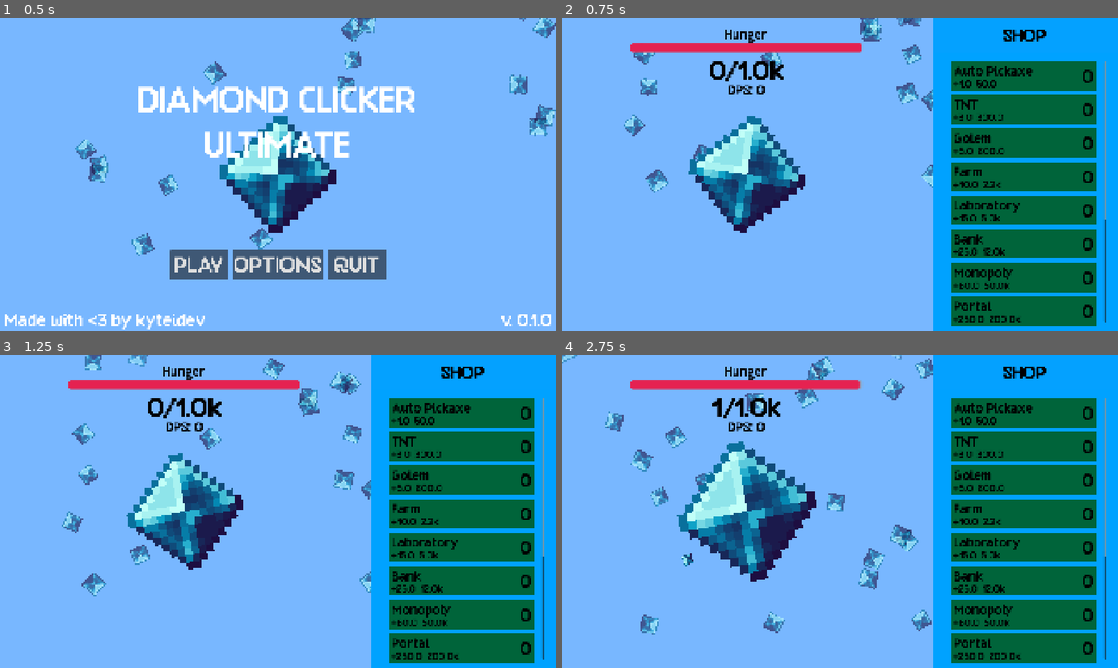
Above: before the commit, frames 1-4 (two rows, left to right).
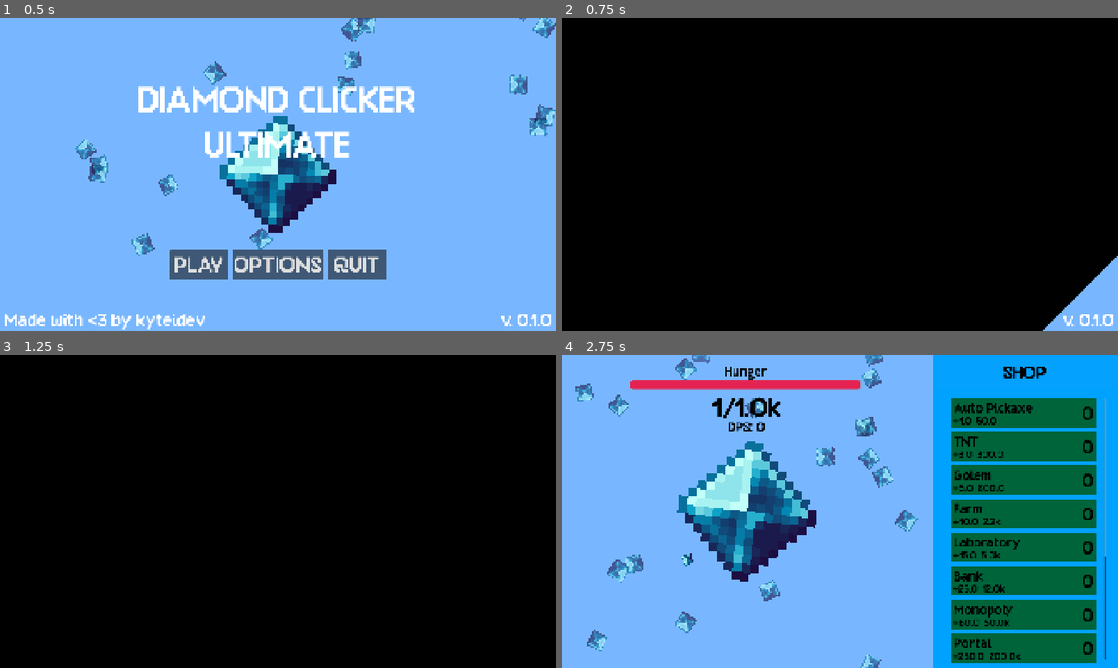
Above: after the commit, the same moments.

Repository: kyteidev/diamond-clicker-ultimate
Game: Godot game, scene res://scenes/menus/main_menu.tscn
Two runs of this game, one before a commit and one after it. Both use one fixed random seed, a clock stepped at 60 frames per second and the inputs below.
Inputs (mouse positions are in pixels of both pictures, inside the frame that each line leads up to):
- Up to frame 1 (0.5 s): no input
- Up to frame 2 (0.75 s): click "PLAY" at 0.5 s
- Up to frame 3 (1.25 s): no input
- Up to frame 4 (2.75 s): move the mouse to (962, 495) at 1.27 s; click (962, 495) at 1.35 s; move the mouse to (728, 527) at 2.02 s; click (728, 527) at 2.1 s

Frame 1 is identical in both runs. In frame 2, 98% of the frame differs, in the area x 0-100%, y 0-100%; in frame 3, 98%; in frame 4, 9.4%.

Commit message:
add scene transitions

Diff:
--- a/project.godot
+++ b/project.godot
@@ -21,6 +21,7 @@
 UpgradesManager="*uid://blvx6lcq3uq0q"
 Helper="*uid://dg1f77l2c62ob"
 OptionsManager="*uid://b6ul71c6bru6o"
+TransitionManager="*uid://crxuxnxfjjp1u"
 
 [display]
 
--- /dev/null
+++ b/scenes/transition.tscn
@@ -0,0 +1,19 @@
+[gd_scene format=3 uid="uid://sl3k0y2d2okt"]
+
+[node name="CanvasLayer" type="CanvasLayer" unique_id=204076075]
+layer = 100
+
+[node name="Transition" type="ColorRect" parent="." unique_id=1154139382]
+z_index = 1000
+anchors_preset = 15
+anchor_right = 1.0
+anchor_bottom = 1.0
+offset_left = 1572.0
+offset_top = -950.0
+offset_right = 5652.0
+offset_bottom = 970.0
+grow_horizontal = 2
+grow_vertical = 2
+rotation = -0.7853982
+pivot_offset_ratio = Vector2(0.5, 0.5)
+color = Color(0, 0, 0, 1)
--- /dev/null
+++ b/scripts/managers/transition_manager.gd
@@ -0,0 +1,32 @@
+extends Node
+
+const Y = -950.0
+const LEFT_X = -5672.0
+const CENTER_X = -2000
+const RIGHT_X = 1572
+
+const TWEEN_DURATION = 0.5
+
+@onready var rect_scene: PackedScene = preload("res://scenes/transition.tscn")
+
+
+func transition_switch(scene_path: String) -> void:
+	var root = rect_scene.instantiate()
+	get_tree().root.add_child(root)
+
+	var rect = root.get_child(0)
+	rect.position = Vector2(LEFT_X, Y)
+
+	var tween_in := create_tween()
+	tween_in.tween_property(rect, "position:x", CENTER_X, TWEEN_DURATION) \
+			.set_trans(Tween.TRANS_CUBIC).set_ease(Tween.EASE_OUT)
+	tween_in.finished.connect(
+		func() -> void:
+			get_tree().change_scene_to_file(scene_path)
+			await get_tree().process_frame
+
+			var tween_out := create_tween()
+			tween_out.tween_property(rect, "position:x", RIGHT_X, TWEEN_DURATION) \
+					.set_trans(Tween.TRANS_CUBIC).set_ease(Tween.EASE_IN)
+			tween_out.finished.connect(root.queue_free),
+	)
--- a/scripts/menus/death_menu.gd
+++ b/scripts/menus/death_menu.gd
@@ -115,4 +115,4 @@
 
 func _on_main_menu_button_pressed() -> void:
 	get_tree().paused = false
-	get_tree().change_scene_to_file("res://scenes/menus/main_menu.tscn")
+	TransitionManager.transition_switch("res://scenes/menus/main_menu.tscn")
--- a/scripts/menus/main_menu.gd
+++ b/scripts/menus/main_menu.gd
@@ -40,7 +40,7 @@
 
 
 func _on_play_button_pressed() -> void:
-	get_tree().change_scene_to_file("res://scenes/game.tscn")
+	TransitionManager.transition_switch("res://scenes/game.tscn")
 
 
 func _on_options_button_pressed() -> void:
--- a/scripts/menus/pause_menu.gd
+++ b/scripts/menus/pause_menu.gd
@@ -26,4 +26,4 @@
 
 func _on_menu_button_pressed() -> void:
 	get_tree().paused = false
-	get_tree().change_scene_to_file("res://scenes/menus/main_menu.tscn")
+	TransitionManager.transition_switch("res://scenes/menus/main_menu.tscn")
Not shown, added: scripts/managers/transition_manager.gd.uid
